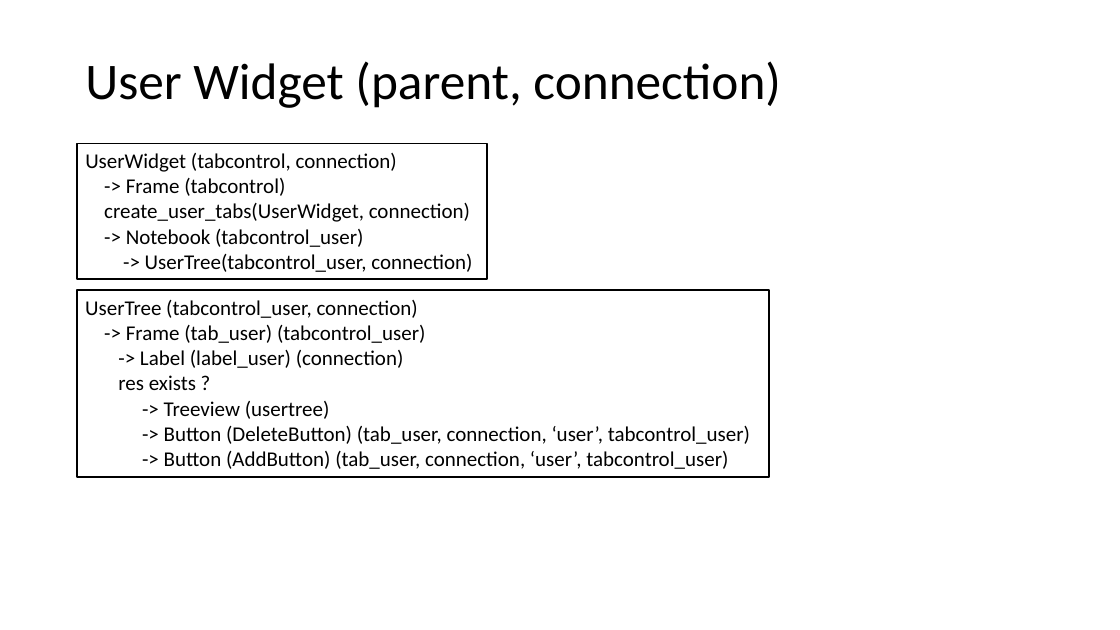
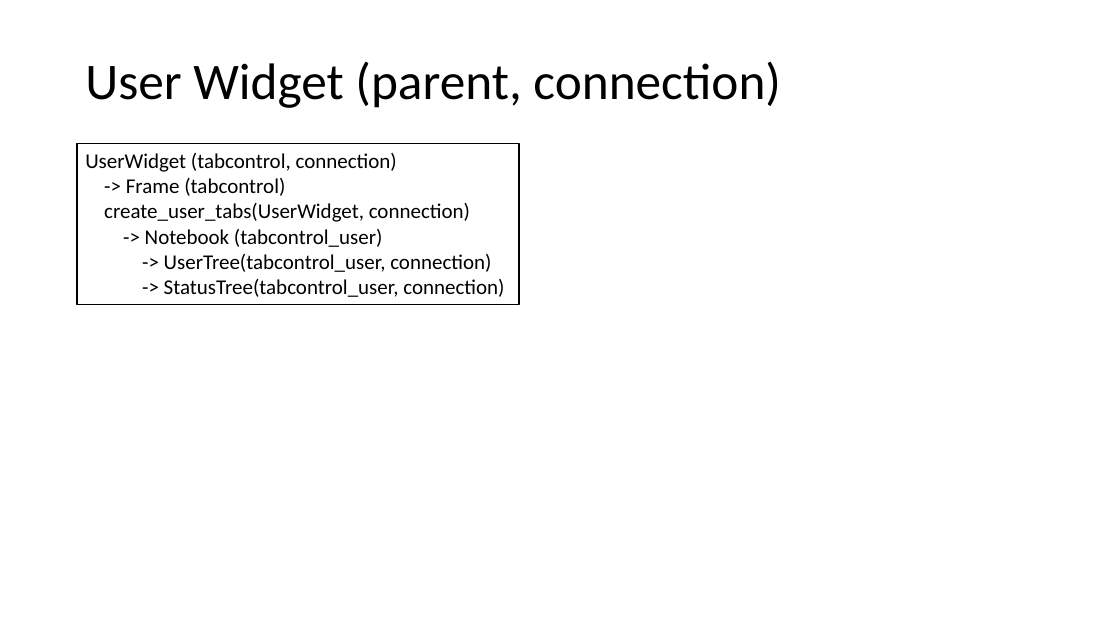
Before and after one commit to jcorain/CollaSci, a slide deck: slide 6 of GUI_schema.pptx (slide 3 before the commit). Drawn at 1120x630 pixels with LibreOffice and Linux fonts; fonts in the diff are those of the drawing. Boxes give left, top, right and bottom in pixels: in the first picture for what was removed or moved away, otherwise in the second. Text is boxed around its words. In the diff, an @@ line names an element or a change of style, - is before the commit and + after.

```diff
--- a/GUI_schema.pptx
+++ b/GUI_schema.pptx
@@ rectangle "UserWidget (tabcontrol, connection)": place and size @@
-rectangle "UserWidget (tabcontrol, connection)" at (77, 144, 487, 280)
+rectangle "UserWidget (tabcontrol, connection)" at (77, 144, 520, 305)
@@ rectangle removed at (77, 291, 770, 477) @@
-UserTree (tabcontrol_user, connection)
--> Frame (tab_user) (tabcontrol_user)
--> Label (label_user) (connection)
-res exists ?
--> Treeview (usertree)
--> Button (DeleteButton) (tab_user, connection, ‘user’, tabcontrol_user)
--> Button (AddButton) (tab_user, connection, ‘user’, tabcontrol_user)
@@ text in rectangle at (164, 279, 504, 297): paragraph added @@
+-> StatusTree(tabcontrol_user, connection)
```
Also in this commit, not shown: 3 other slides changed, 4 slides added, 3 other files.
